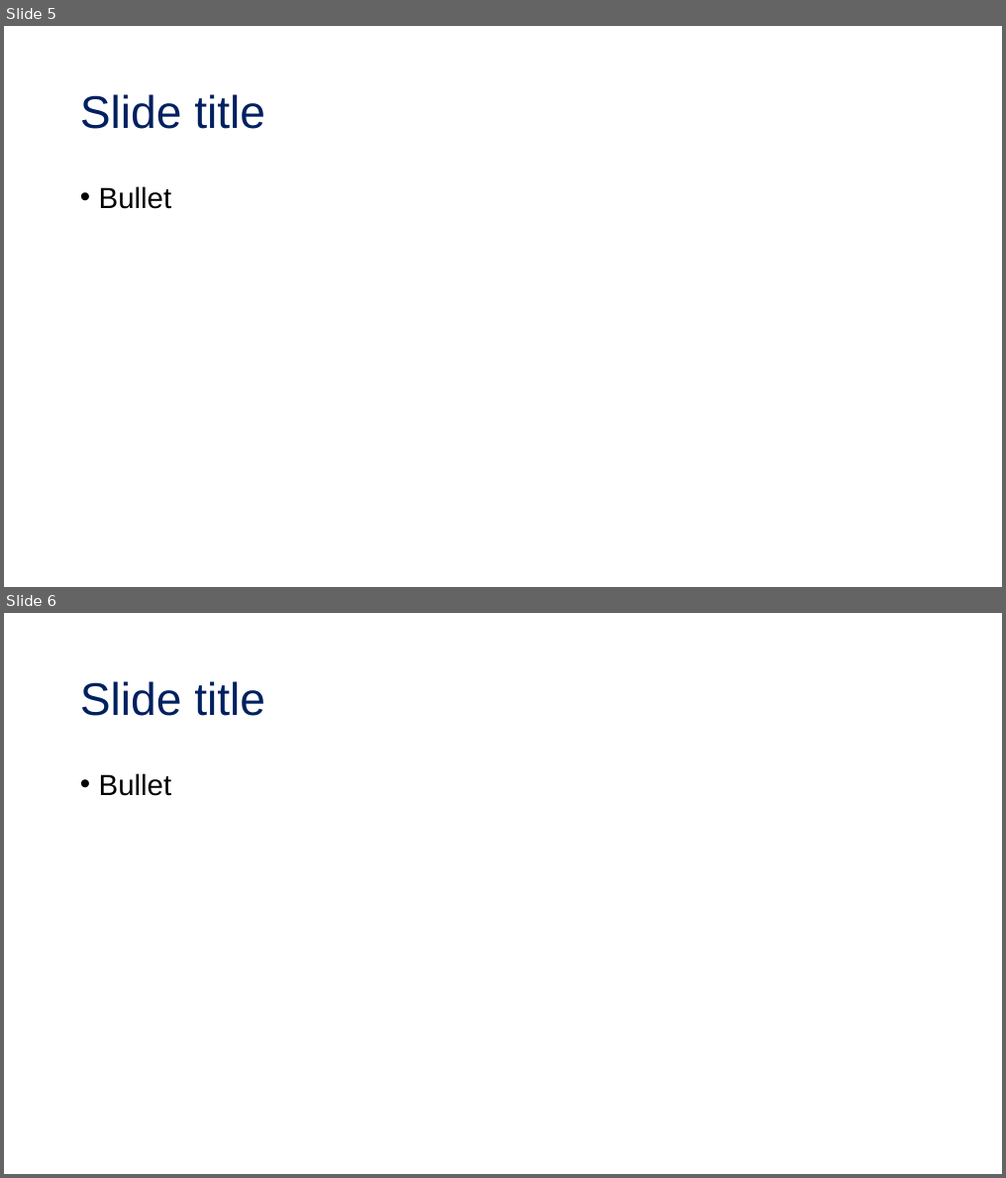
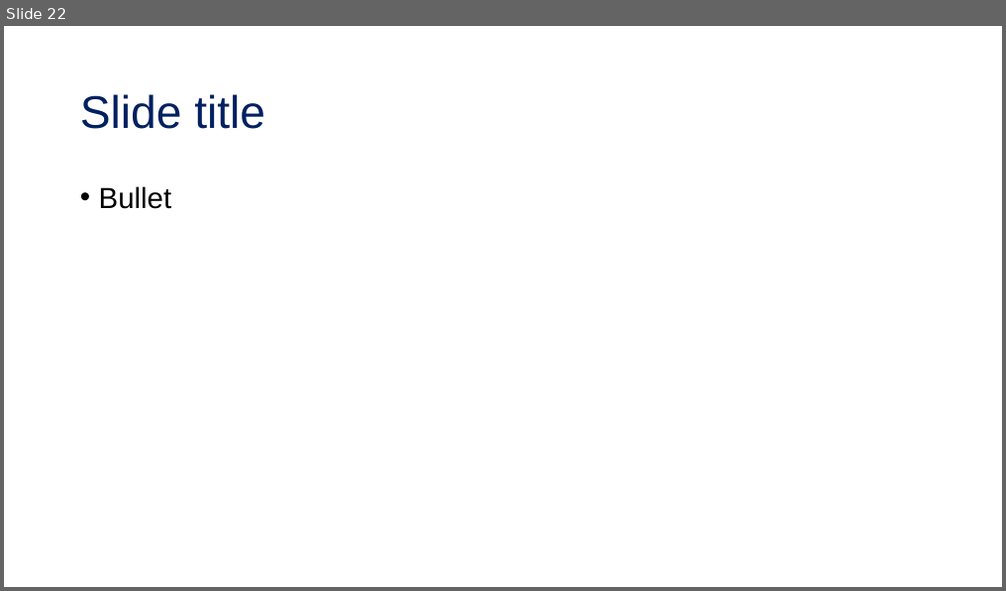
Before and after one commit to tropiano4/tropiano-srg, a slide deck: Presentations/Candidacy_2019/candidacy_presentation.pptx. Shown one above the other, each under a label of ours: slides 5 and 6 before the commit, slide 22 after it. The pictures are 1006x1178 and 1006x591 pixels, drawn with LibreOffice and Linux fonts; fonts in the diff are those of the drawing. Boxes give left, top, right and bottom in pixels: in the first picture for what was removed or moved away, otherwise in the second. Text is boxed around its words. In the diff, an @@ line names an element or a change of style, - is before the commit and + after.

```diff
--- a/Presentations/Candidacy_2019/candidacy_presentation.pptx
+++ b/Presentations/Candidacy_2019/candidacy_presentation.pptx
@@ slide 6 removed at box(4, 613, 1002, 1174), background #FFFFFF @@
@@ title removed at box(80, 681, 265, 716) @@
-Slide title
@@ text removed at box(99, 773, 171, 796) @@
-• Bullet
@@ what was slide 5 is now slide 22 @@
```
Also in this commit, not shown: 17 slides added, 1 other slide removed.
